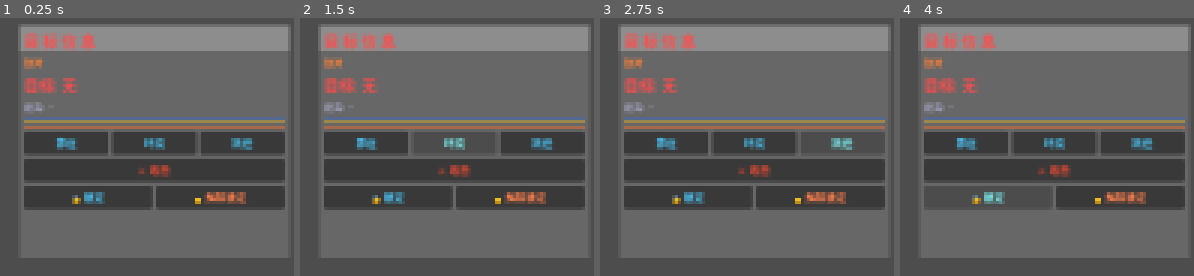
Above: before the commit, frames 1-4 (left to right).
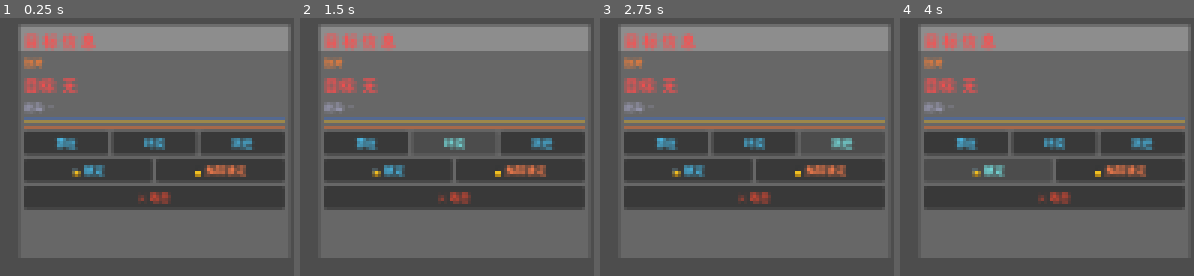
Above: after the commit, the same moments.

Repository: ZhanXuzhao/space-war
Game: Godot game, scene res://scenes/ui/panels/TargetPanel.tscn
Same seed, same stepped clock (60 frames per second), same inputs: the game is played once before the commit and once after it. This scene is started directly instead of the project's main scene.
Inputs:
- Up to frame 1 (0.25 s): no input
- Up to frame 2 (1.5 s): click "靠近" at 0.5 s; click "环绕" at 1.25 s
- Up to frame 3 (2.75 s): click "跃迁" at 2 s
- Up to frame 4 (4 s): click "⚔ 攻击" at 2.75 s; click "🔒 锁定" at 3.5 s

The runs differ from the first frame. In frame 1, 3.0% of the frame differs, in the area x 24-84%, y 54-75%; in frame 2, 3.0%; in frame 3, 3.0%; in frame 4, 3.0%.

Commit message:
UI 微调

Diff:
--- a/scenes/ui/panels/TargetPanel.tscn
+++ b/scenes/ui/panels/TargetPanel.tscn
@@ -20,7 +20,7 @@
 [sub_resource type="StyleBoxFlat" id="hull_fill"]
 bg_color = Color(1, 0.4, 0.1, 0.8)
 
-[node name="TargetPanel" type="Panel"]
+[node name="TargetPanel" type="Panel" unique_id=624457764]
 anchors_preset = 1
 anchor_left = 1.0
 anchor_right = 1.0
@@ -31,16 +31,15 @@
 grow_horizontal = 0
 theme_override_styles/panel = SubResource("overview_bg")
 script = ExtResource("1_draggable")
-metadata/_edit_group_ = true
 
-[node name="HandleLeft" type="Control" parent="."]
+[node name="HandleLeft" type="Control" parent="." unique_id=95356873]
 anchors_preset = 0
 anchor_bottom = 1.0
 offset_left = -4.0
 offset_right = 4.0
 mouse_default_cursor_shape = 10
 
-[node name="HandleRight" type="Control" parent="."]
+[node name="HandleRight" type="Control" parent="." unique_id=952764724]
 anchors_preset = 0
 anchor_left = 1.0
 anchor_right = 1.0
@@ -49,14 +48,14 @@
 offset_right = 4.0
 mouse_default_cursor_shape = 10
 
-[node name="HandleTop" type="Control" parent="."]
+[node name="HandleTop" type="Control" parent="." unique_id=2056328127]
 anchors_preset = 0
 anchor_right = 1.0
 offset_top = -4.0
 offset_bottom = 4.0
 mouse_default_cursor_shape = 9
 
-[node name="HandleBottom" type="Control" parent="."]
+[node name="HandleBottom" type="Control" parent="." unique_id=927125478]
 anchors_preset = 0
 anchor_top = 1.0
 anchor_right = 1.0
@@ -65,13 +64,13 @@
 offset_bottom = 4.0
 mouse_default_cursor_shape = 9
 
-[node name="HeaderBg" type="Panel" parent="."]
+[node name="HeaderBg" type="Panel" parent="." unique_id=857369015]
 layout_mode = 0
 anchor_right = 1.0
 offset_bottom = 28.0
 theme_override_styles/panel = SubResource("overview_header_bg")
 
-[node name="HeaderLabel" type="Label" parent="HeaderBg"]
+[node name="HeaderLabel" type="Label" parent="HeaderBg" unique_id=743987192]
 layout_mode = 0
 anchor_right = 1.0
 offset_left = 5.0
@@ -81,7 +80,7 @@
 theme_override_colors/font_color = Color(1, 0.3, 0.3, 1)
 text = "目 标 信 息"
 
-[node name="VBoxContainer" type="VBoxContainer" parent="."]
+[node name="VBoxContainer" type="VBoxContainer" parent="." unique_id=749904827]
 layout_mode = 0
 anchor_right = 1.0
 anchor_bottom = 1.0
@@ -90,24 +89,24 @@
 offset_right = -5.0
 offset_bottom = -5.0
 
-[node name="TargetType" type="Label" parent="VBoxContainer"]
+[node name="TargetType" type="Label" parent="VBoxContainer" unique_id=1417666888]
 layout_mode = 2
 theme_override_colors/font_color = Color(1, 0.5, 0.2, 1)
 theme_override_font_sizes/font_size = 10
 text = "敌对"
 
-[node name="TargetName" type="Label" parent="VBoxContainer"]
+[node name="TargetName" type="Label" parent="VBoxContainer" unique_id=578992946]
 layout_mode = 2
 theme_override_colors/font_color = Color(1, 0.3, 0.3, 1)
 text = "目标: 无"
 
-[node name="TargetDistLabel" type="Label" parent="VBoxContainer"]
+[node name="TargetDistLabel" type="Label" parent="VBoxContainer" unique_id=1720689371]
 layout_mode = 2
 theme_override_colors/font_color = Color(0.6, 0.6, 0.7, 1)
 theme_override_font_sizes/font_size = 10
 text = "距离: --"
 
-[node name="TargetShieldBar" type="ProgressBar" parent="VBoxContainer"]
+[node name="TargetShieldBar" type="ProgressBar" parent="VBoxContainer" unique_id=798115436]
 layout_mode = 2
 size_flags_horizontal = 3
 theme_override_styles/background = SubResource("bg_style")
@@ -115,7 +114,7 @@
 value = 100.0
 show_percentage = false
 
-[node name="TargetArmorBar" type="ProgressBar" parent="VBoxContainer"]
+[node name="TargetArmorBar" type="ProgressBar" parent="VBoxContainer" unique_id=2099777184]
 layout_mode = 2
 size_flags_horizontal = 3
 theme_override_styles/background = SubResource("bg_style")
@@ -123,7 +122,7 @@
 value = 100.0
 show_percentage = false
 
-[node name="TargetHullBar" type="ProgressBar" parent="VBoxContainer"]
+[node name="TargetHullBar" type="ProgressBar" parent="VBoxContainer" unique_id=1722419774]
 layout_mode = 2
 size_flags_horizontal = 3
 theme_override_styles/background = SubResource("bg_style")
@@ -131,10 +130,10 @@
 value = 100.0
 show_percentage = false
 
-[node name="ActionBtnHBox" type="HBoxContainer" parent="VBoxContainer"]
+[node name="ActionBtnHBox" type="HBoxContainer" parent="VBoxContainer" unique_id=845044620]
 layout_mode = 2
 
-[node name="BtnApproach" type="Button" parent="VBoxContainer/ActionBtnHBox"]
+[node name="BtnApproach" type="Button" parent="VBoxContainer/ActionBtnHBox" unique_id=1163477986]
 layout_mode = 2
 size_flags_horizontal = 3
 theme_override_colors/font_color = Color(0.3, 0.8, 1, 1)
@@ -142,7 +141,7 @@
 theme_override_font_sizes/font_size = 11
 text = "靠近"
 
-[node name="BtnOrbit" type="Button" parent="VBoxContainer/ActionBtnHBox"]
+[node name="BtnOrbit" type="Button" parent="VBoxContainer/ActionBtnHBox" unique_id=405235781]
 layout_mode = 2
 size_flags_horizontal = 3
 theme_override_colors/font_color = Color(0.3, 0.8, 1, 1)
@@ -150,7 +149,7 @@
 theme_override_font_sizes/font_size = 11
 text = "环绕"
 
-[node name="BtnWarp" type="Button" parent="VBoxContainer/ActionBtnHBox"]
+[node name="BtnWarp" type="Button" parent="VBoxContainer/ActionBtnHBox" unique_id=176264446]
 layout_mode = 2
 size_flags_horizontal = 3
 theme_override_colors/font_color = Color(0.3, 0.8, 1, 1)
@@ -158,18 +157,10 @@
 theme_override_font_sizes/font_size = 11
 text = "跃迁"
 
-[node name="BtnAttack" type="Button" parent="VBoxContainer"]
-layout_mode = 2
-size_flags_horizontal = 3
-theme_override_colors/font_color = Color(1, 0.3, 0.2, 1)
-theme_override_colors/font_hover_color = Color(1, 0.5, 0.4, 1)
-theme_override_font_sizes/font_size = 11
-text = "⚔ 攻击"
-
-[node name="LockBtnHBox" type="HBoxContainer" parent="VBoxContainer"]
+[node name="LockBtnHBox" type="HBoxContainer" parent="VBoxContainer" unique_id=1307840758]
 layout_mode = 2
 
-[node name="BtnLock" type="Button" parent="VBoxContainer/LockBtnHBox"]
+[node name="BtnLock" type="Button" parent="VBoxContainer/LockBtnHBox" unique_id=555785655]
 layout_mode = 2
 size_flags_horizontal = 3
 theme_override_colors/font_color = Color(0.3, 0.8, 1, 1)
@@ -177,10 +168,18 @@
 theme_override_font_sizes/font_size = 11
 text = "🔒 锁定"
 
-[node name="BtnUnlock" type="Button" parent="VBoxContainer/LockBtnHBox"]
+[node name="BtnUnlock" type="Button" parent="VBoxContainer/LockBtnHBox" unique_id=1689595822]
 layout_mode = 2
 size_flags_horizontal = 3
 theme_override_colors/font_color = Color(1, 0.5, 0.3, 1)
 theme_override_colors/font_hover_color = Color(1, 0.7, 0.5, 1)
 theme_override_font_sizes/font_size = 11
 text = "🔓 解除锁定"
+
+[node name="BtnAttack" type="Button" parent="VBoxContainer" unique_id=2035441270]
+layout_mode = 2
+size_flags_horizontal = 3
+theme_override_colors/font_color = Color(1, 0.3, 0.2, 1)
+theme_override_colors/font_hover_color = Color(1, 0.5, 0.4, 1)
+theme_override_font_sizes/font_size = 11
+text = "⚔ 攻击"
